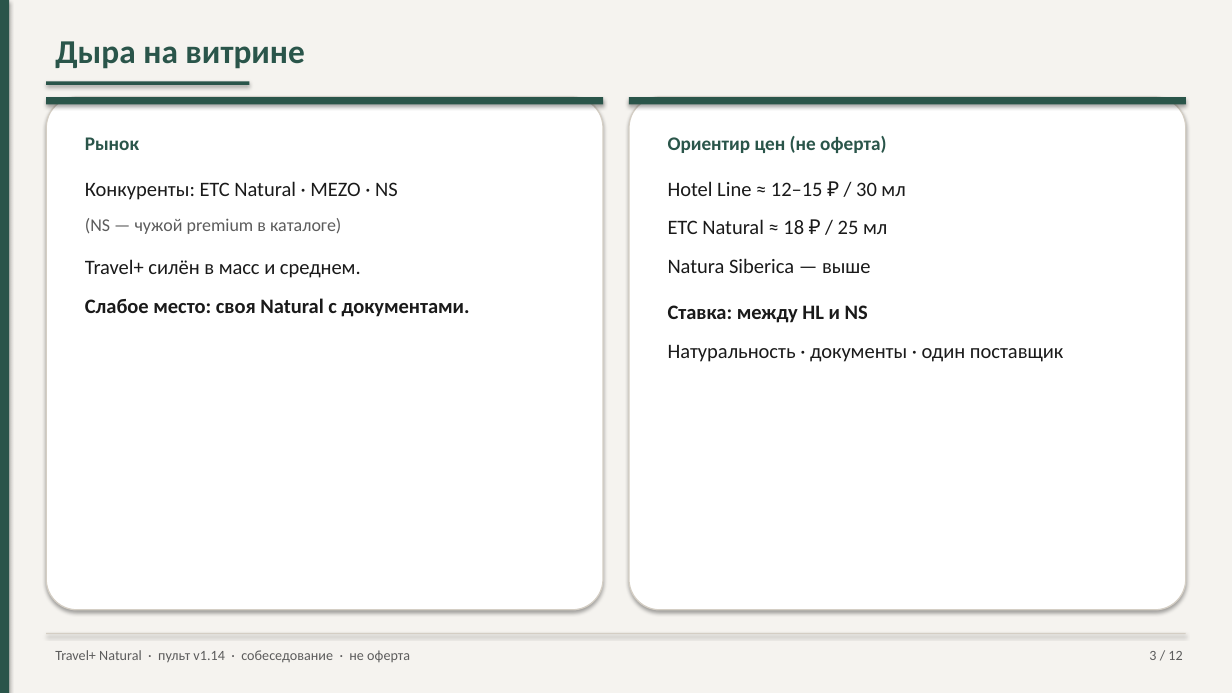
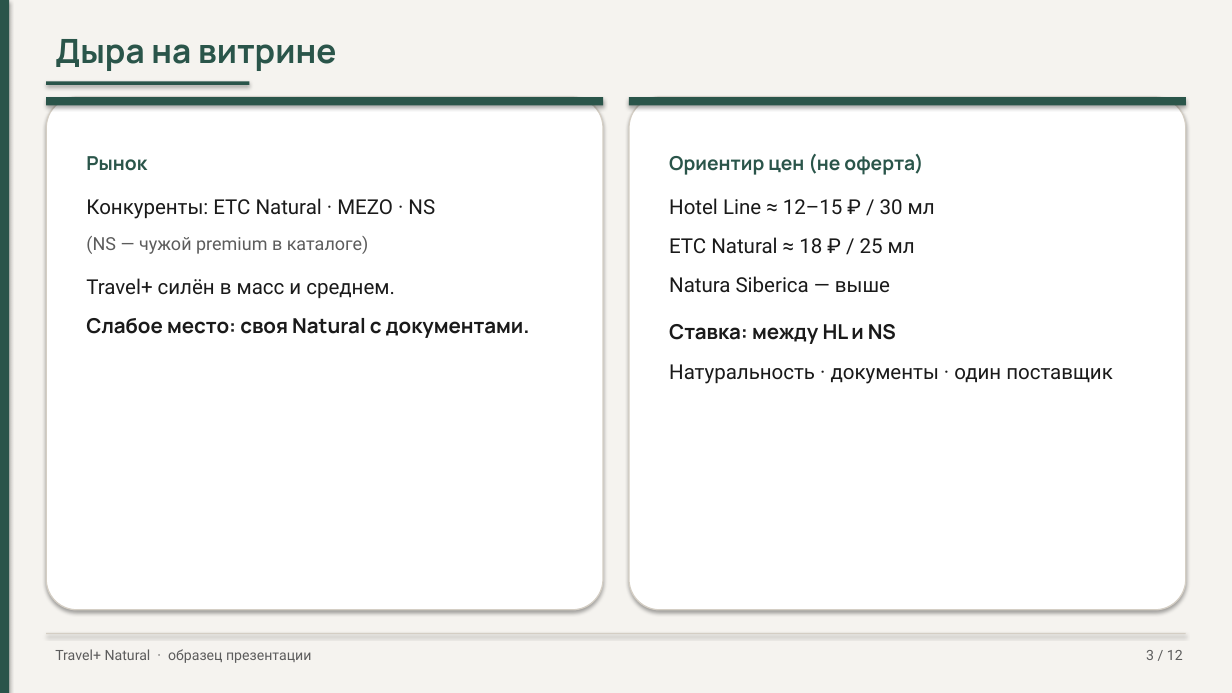
Before and after one commit to pagasbot-coder/Banya-Digital, a slide deck: slide 3 of knowledge-base/presentation-travelplus-interview.pptx. Drawn at 1232x693 pixels with LibreOffice and Linux fonts; fonts in the diff are those of the drawing. Boxes give left, top, right and bottom in pixels: in the first picture for what was removed or moved away, otherwise in the second. Text is boxed around its words. In the diff, an @@ line names an element or a change of style, - is before the commit and + after.

```diff
--- a/knowledge-base/presentation-travelplus-interview.pptx
+++ b/knowledge-base/presentation-travelplus-interview.pptx
@@ text "Дыра на витрине" at <box>55,39,336,71</box>: font Calibri to Manrope @@
@@ text "Рынок": place and size @@
-text "Рынок" at <box>85,137,470,317</box>
+text "Рынок" at <box>86,156,530,338</box>
@@ text "Рынок" at <box>86,156,530,338</box>: font Calibri to Manrope in "Рынок", "Слабое место: своя Natural с документами."; font Calibri to Roboto in "Конкуренты: ЕТС Natural · MEZO · NS", "(NS — чужой premium в каталоге)", "Travel+ силён в масс и среднем."; line spacing 1.15 to 1.18; less space between paragraphs @@
@@ text "Ориентир цен (не оферта)": place and size @@
-text "Ориентир цен (не оферта)" at <box>668,136,1064,362</box>
+text "Ориентир цен (не оферта)" at <box>669,154,1113,384</box>
@@ text "Ориентир цен (не оферта)" at <box>669,154,1113,384</box>: font Calibri to Manrope in "Ориентир цен (не оферта)", "Ставка: между HL и NS"; font Calibri to Roboto in "Hotel Line ≈ 12–15 ₽ / 30 ...", "ЕТС Natural ≈ 18 ₽ / 25 ...", "Natura Siberica — выше", "Натуральность · документы · один поставщик"; line spacing 1.15 to 1.18; less space between paragraphs @@
@@ text at <box>55,649,311,663</box>: text changed; font Calibri to Roboto @@
-Travel+ Natural · пульт v1.14 · собеседование · не оферта
+Travel+ Natural · образец презентации
@@ text "3 / 12" at <box>1146,650,1183,660</box>: font Calibri to Roboto @@
```
Also in this commit, not shown: 11 other slides changed, 2 other files.
